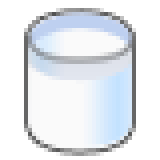
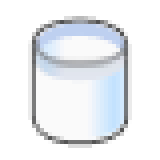
Layer changes from the first (160, 160) image to the second:
painted on "Слой 1" over left=24, top=28, right=136, bottom=68
painted on "Фигура 3 (копия)" over left=28, top=60, right=132, bottom=148
painted on "Фигура 3" over left=28, top=40, right=132, bottom=124
painted on "Фигура 4 (копия) 2" over left=28, top=28, right=132, bottom=84
painted on "Фигура 4 (копия)" over left=28, top=12, right=132, bottom=72
painted on "Фигура 3 (копия) 2" over left=28, top=12, right=132, bottom=152
